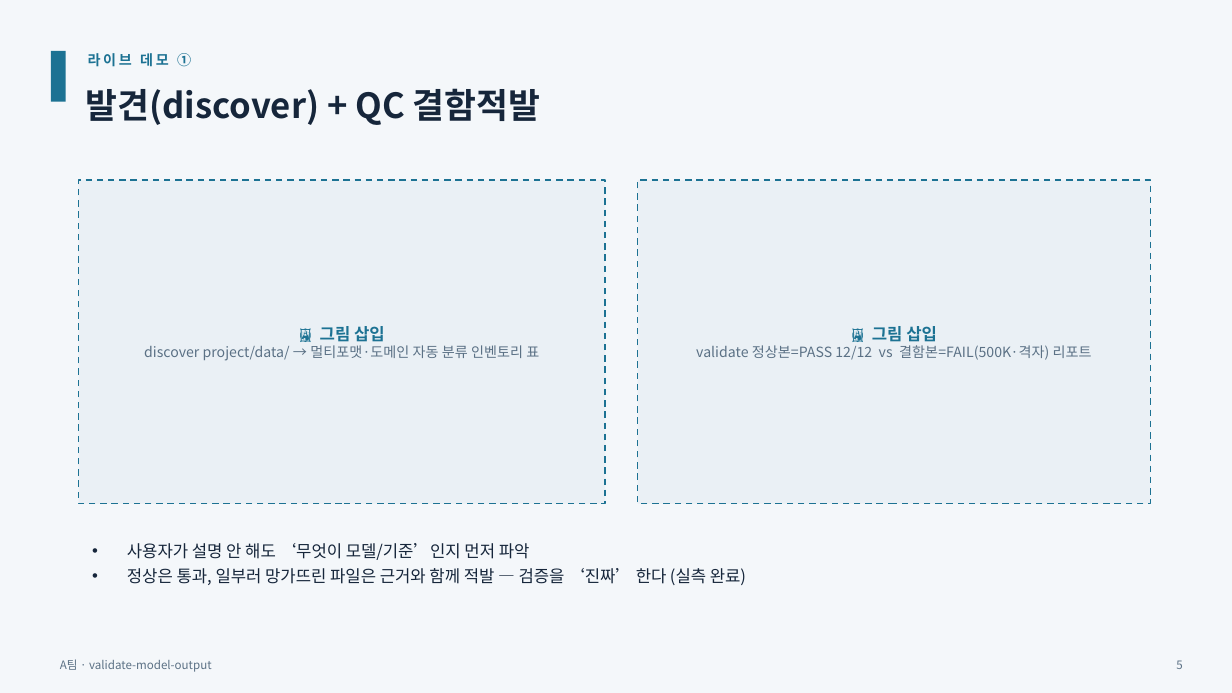
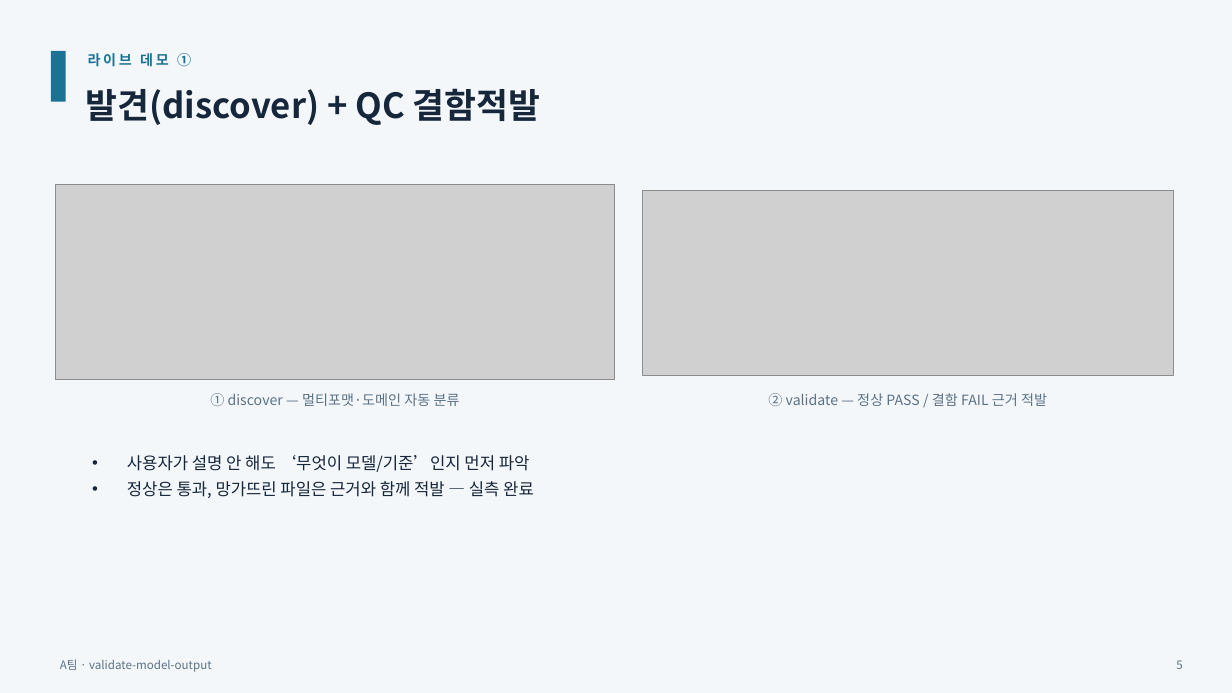
Before and after one commit to choibumku00/geosr_hackathon, a slide deck: slide 5 of project/presentation/teamA_pitch_5min.pptx. Drawn at 1232x693 pixels with LibreOffice and Linux fonts; fonts in the diff are those of the drawing; grey boxes stand for pictures. Boxes give left, top, right and bottom in pixels: in the first picture for what was removed or moved away, otherwise in the second. Text is boxed around its words. In the diff, an @@ line names an element or a change of style, - is before the commit and + after.

```diff
--- a/project/presentation/teamA_pitch_5min.pptx
+++ b/project/presentation/teamA_pitch_5min.pptx
@@ picture added at (x1=55, y1=185, x2=615, y2=380) @@
@@ rectangle removed at (x1=79, y1=180, x2=605, y2=504) @@
@@ rectangle removed at (x1=638, y1=180, x2=1151, y2=504) @@
@@ picture added at (x1=642, y1=190, x2=1174, y2=375) @@
@@ text at (x1=210, y1=393, x2=460, y2=406): text changed @@
-🖼 그림 삽입
-discover project/data/ → 멀티포맷·도메인 자동 분류 인벤토리 표
+① discover — 멀티포맷·도메인 자동 분류
@@ text at (x1=768, y1=393, x2=1047, y2=406): text changed @@
-🖼 그림 삽입
-validate 정상본=PASS 12/12 vs 결함본=FAIL(500K·격자) 리포트
+② validate — 정상 PASS / 결함 FAIL 근거 적발
@@ text "사용자가 설명 안 해도 ‘무엇이 ..." moved from (x1=127, y1=543, x2=746, y2=585) to (x1=127, y1=455, x2=534, y2=498) @@
@@ text at (x1=127, y1=481, x2=534, y2=498): text changed @@
-• 정상은 통과, 일부러 망가뜨린 파일은 근거와 함께 적발 — 검증을 ‘진짜’ 한다 (실측 완료)
+• 정상은 통과, 망가뜨린 파일은 근거와 함께 적발 — 실측 완료
```
Also in this commit, not shown: 1 other slide changed, 6 other files.
